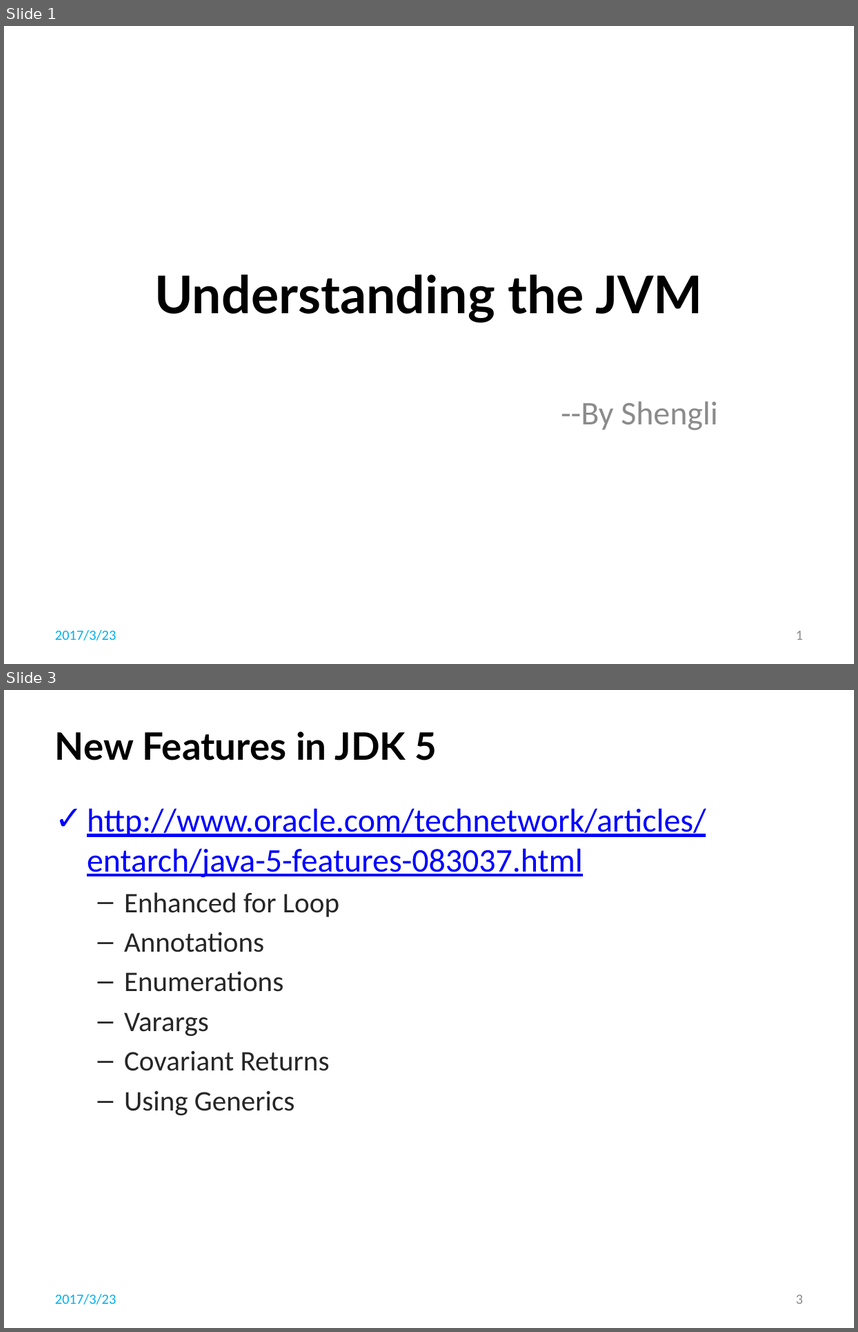
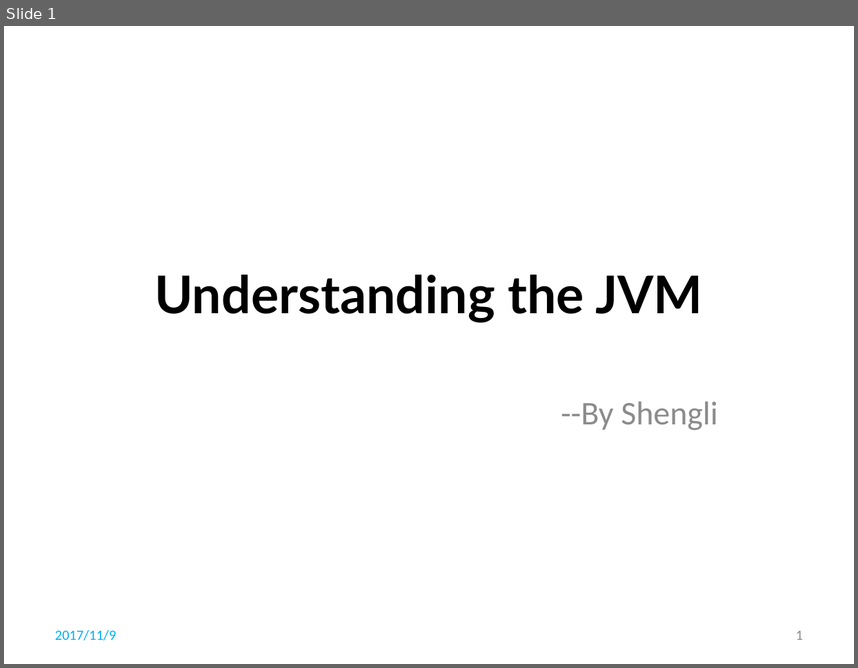
Before and after one commit to li-shengli/selfstudy, a slide deck: PPT/Understanding the JVM.pptx. Shown one above the other, each under a label of ours: slides 1 and 3 before the commit, slide 1 after it; the slides between them are not shown. The pictures are 858x1332 and 858x668 pixels, drawn with LibreOffice and Linux fonts; fonts in the diff are those of the drawing; background and template pictures are left out. Boxes give left, top, right and bottom in pixels: in the first picture for what was removed or moved away, otherwise in the second. Text is boxed around its words. In the diff, an @@ line names an element or a change of style, - is before the commit and + after.

```diff
--- a/PPT/Understanding the JVM.pptx
+++ b/PPT/Understanding the JVM.pptx
@@ slide 3 removed at (x1=4, y1=690, x2=854, y2=1328), background picture (left out) @@
@@ title removed at (x1=55, y1=731, x2=437, y2=760) @@
-New Features in JDK 5
@@ text removed at (x1=87, y1=808, x2=706, y2=1115) @@
-✓ http://www.oracle.com/technetwork/articles/entarch/java-5-features-083037.html
-  – Enhanced for Loop
-  – Annotations
-  – Enumerations
-  – Varargs
-  – Covariant Returns
-  – Using Generics
@@ text removed at (x1=55, y1=1293, x2=116, y2=1304) @@
-2017/3/23
@@ page number removed at (x1=796, y1=1294, x2=803, y2=1303) @@
-3
@@ slide 1 changed as well @@
@@ text at (x1=55, y1=629, x2=116, y2=640): text changed @@
-2017/3/23
+2017/11/9
```
Also in this commit, not shown: 86 slides added, 3 other slides removed, 10 other files.
